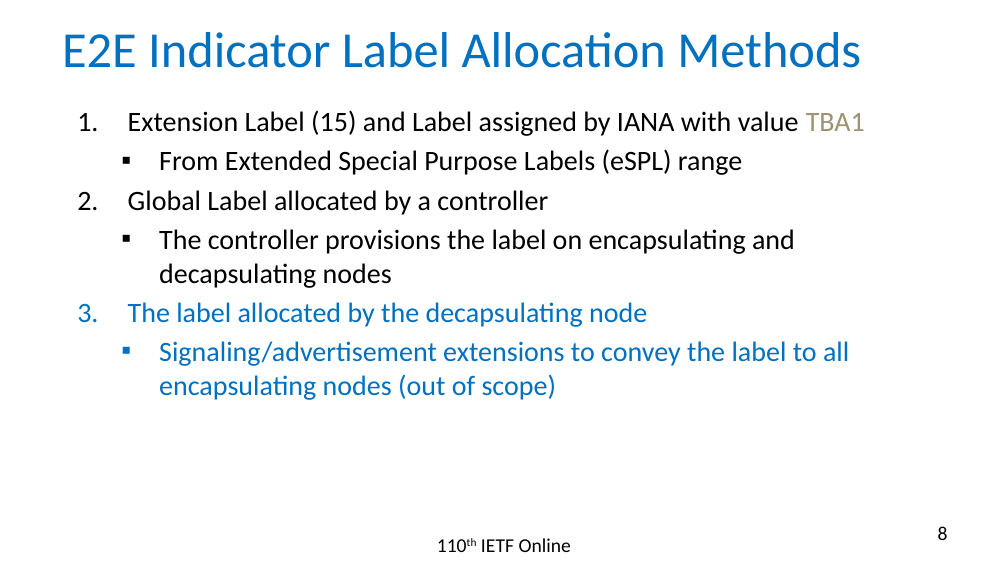
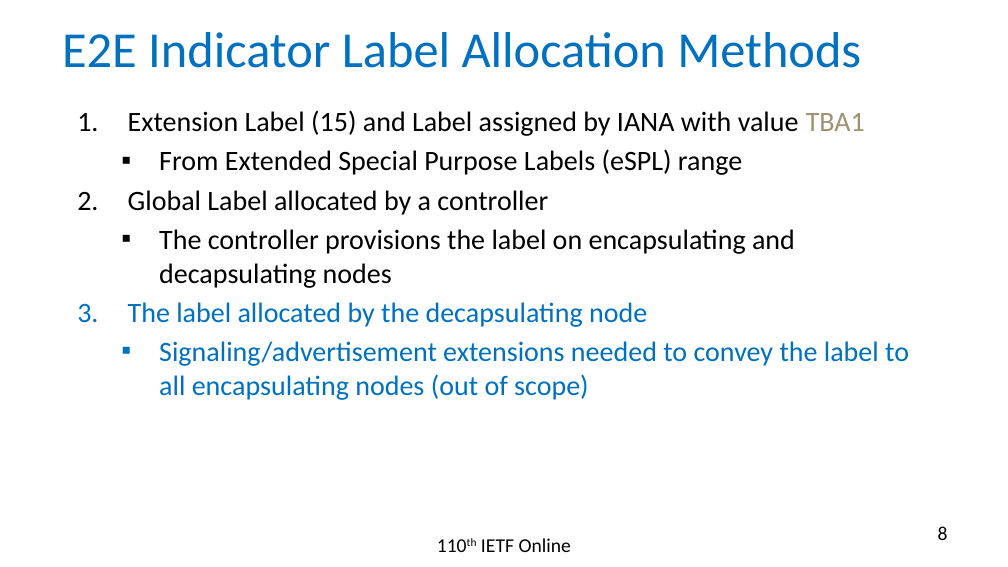
Before and after one commit to rakgandhi/ietf-slides, a slide deck: slide 8 of draft-gandhi-mpls-ioam-sr-05.pptx. Drawn at 1008x567 pixels with LibreOffice and Linux fonts; fonts in the diff are those of the drawing. Boxes give left, top, right and bottom in pixels: in the first picture for what was removed or moved away, otherwise in the second. Text is boxed around its words. In the diff, an @@ line names an element or a change of style, - is before the commit and + after.

```diff
--- a/draft-gandhi-mpls-ioam-sr-05.pptx
+++ b/draft-gandhi-mpls-ioam-sr-05.pptx
@@ text at (x1=159, y1=341, x2=909, y2=400): text changed @@
-  ▪ Signaling/advertisement extensions to convey the label to all encapsulating nodes (out of scope)
+  ▪ Signaling/advertisement extensions needed to convey the label to all encapsulating nodes (out of scope)
```
Also in this commit, not shown: 5 other slides changed, 1 other file.
